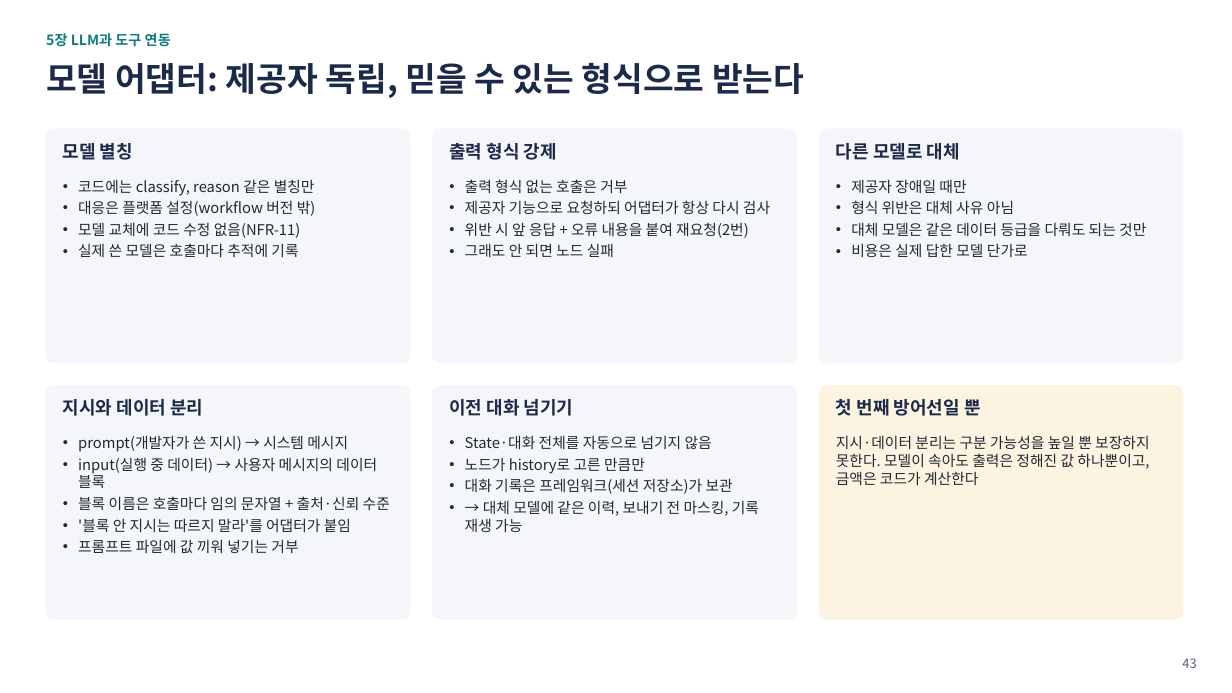
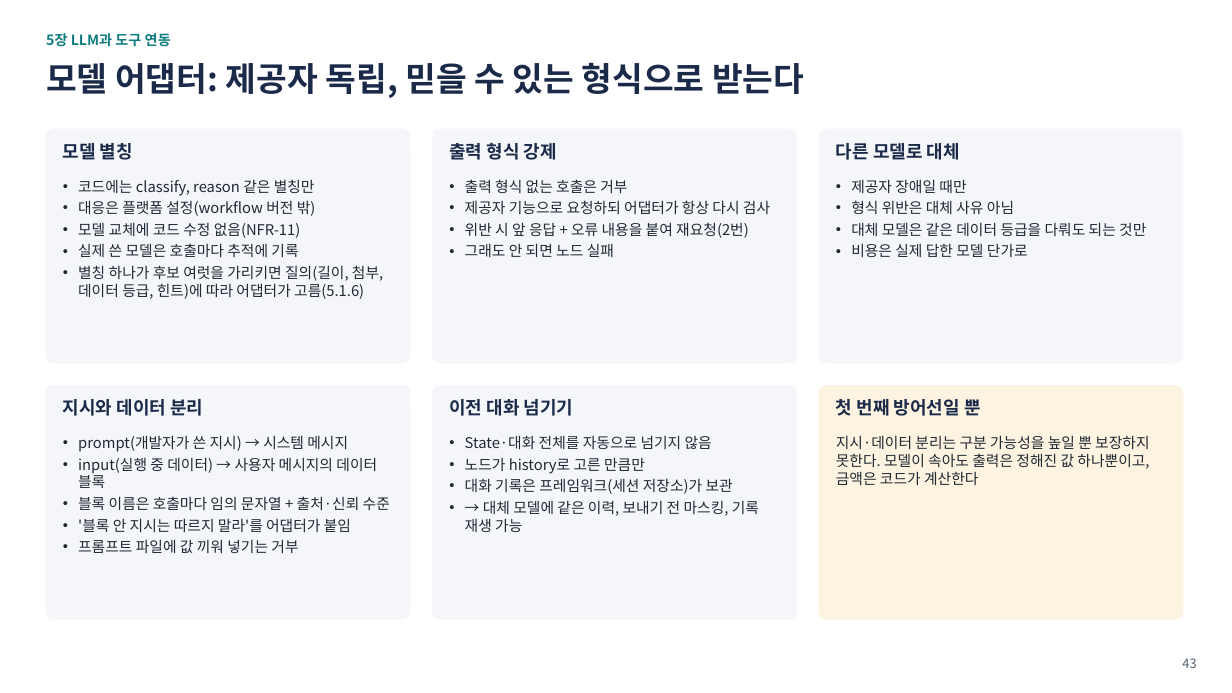
Before and after one commit to iwindfree/ai-agent-framework-architecture, a slide deck: slide 43 of AI_Agent_Workflow_Framework_Summary.pptx. Drawn at 1232x693 pixels with LibreOffice and Linux fonts; fonts in the diff are those of the drawing. Boxes give left, top, right and bottom in pixels: in the first picture for what was removed or moved away, otherwise in the second. Text is boxed around its words. In the diff, an @@ line names an element or a change of style, - is before the commit and + after.

```diff
--- a/AI_Agent_Workflow_Framework_Summary.pptx
+++ b/AI_Agent_Workflow_Framework_Summary.pptx
@@ text at [78,265,383,299]: paragraph added @@
+• 별칭 하나가 후보 여럿을 가리키면 질의(길이, 첨부, 데이터 등급, 힌트)에 따라 어댑터가 고름(5.1.6)
```
Also in this commit, not shown: 1 other slide changed, 1 other file.
